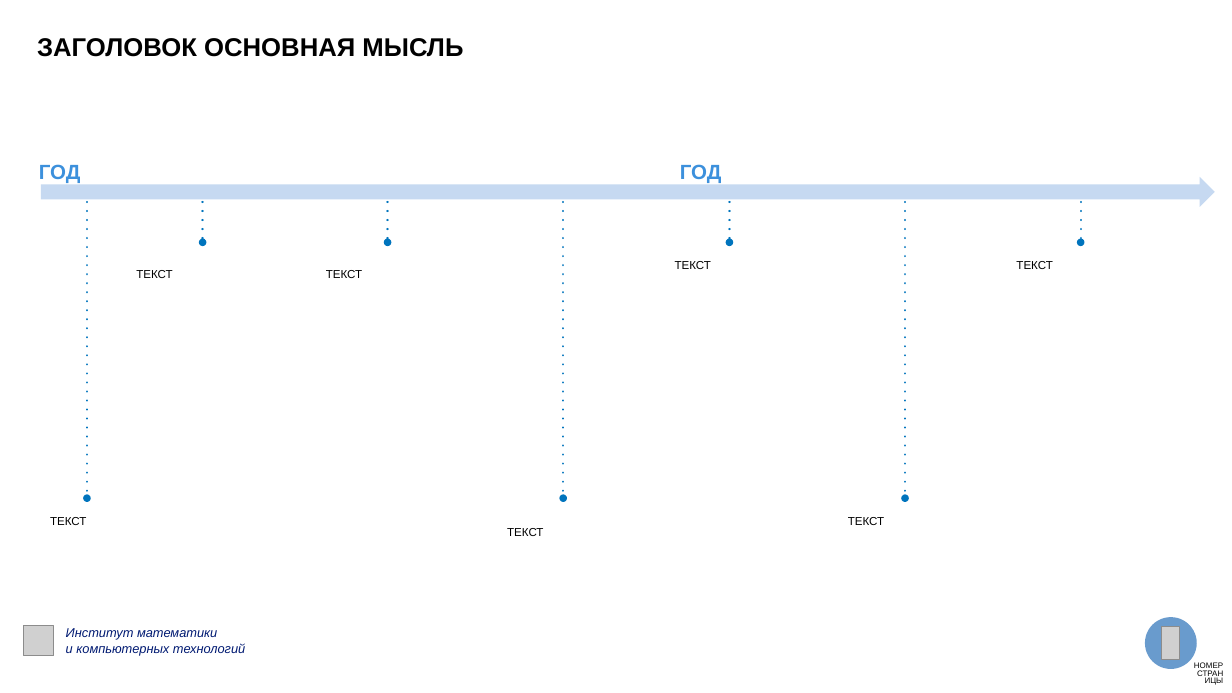
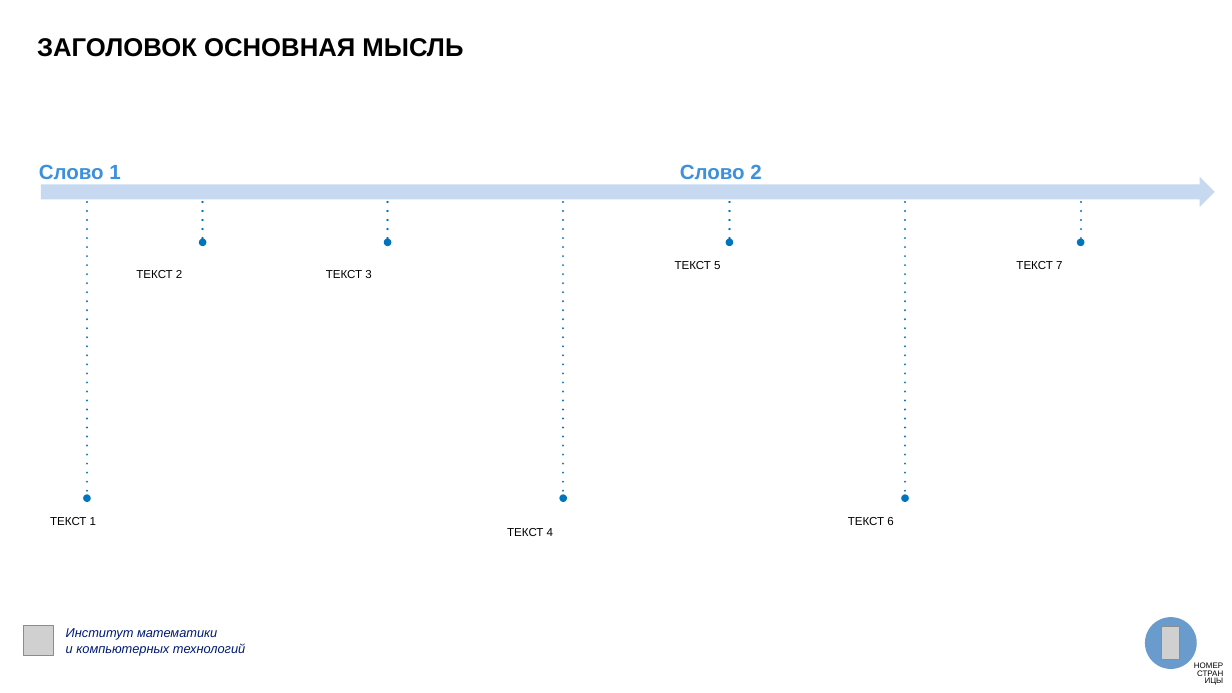
Before and after one commit to Y-uri-K/presentations_AI, a slide deck: slide 2 of backend/app/assets/dvfu_template.pptx. Drawn at 1232x693 pixels with LibreOffice and Linux fonts; fonts in the diff are those of the drawing; grey boxes stand for pictures. Boxes give left, top, right and bottom in pixels: in the first picture for what was removed or moved away, otherwise in the second. Text is boxed around its words. In the diff, an @@ line names an element or a change of style, - is before the commit and + after.

```diff
--- a/backend/app/assets/dvfu_template.pptx
+++ b/backend/app/assets/dvfu_template.pptx
@@ text at (x1=39, y1=164, x2=120, y2=179): text changed @@
-ГОД
+Слово 1
@@ text at (x1=680, y1=164, x2=761, y2=179): text changed @@
-ГОД
+Слово 2
@@ text at (x1=675, y1=261, x2=720, y2=269): text changed @@
-ТЕКСТ
+ТЕКСТ 5
@@ text at (x1=1016, y1=261, x2=1062, y2=269): text changed @@
-ТЕКСТ
+ТЕКСТ 7
@@ text at (x1=136, y1=270, x2=182, y2=278): text changed @@
-ТЕКСТ
+ТЕКСТ 2
@@ text at (x1=326, y1=270, x2=371, y2=278): text changed @@
-ТЕКСТ
+ТЕКСТ 3
@@ text at (x1=50, y1=517, x2=96, y2=525): text changed @@
-ТЕКСТ
+ТЕКСТ 1
@@ text at (x1=507, y1=528, x2=553, y2=536): text changed @@
-ТЕКСТ
+ТЕКСТ 4
@@ text at (x1=848, y1=517, x2=893, y2=525): text changed @@
-ТЕКСТ
+ТЕКСТ 6
```
Also in this commit, not shown: 11 other slides changed, 2 other files.
